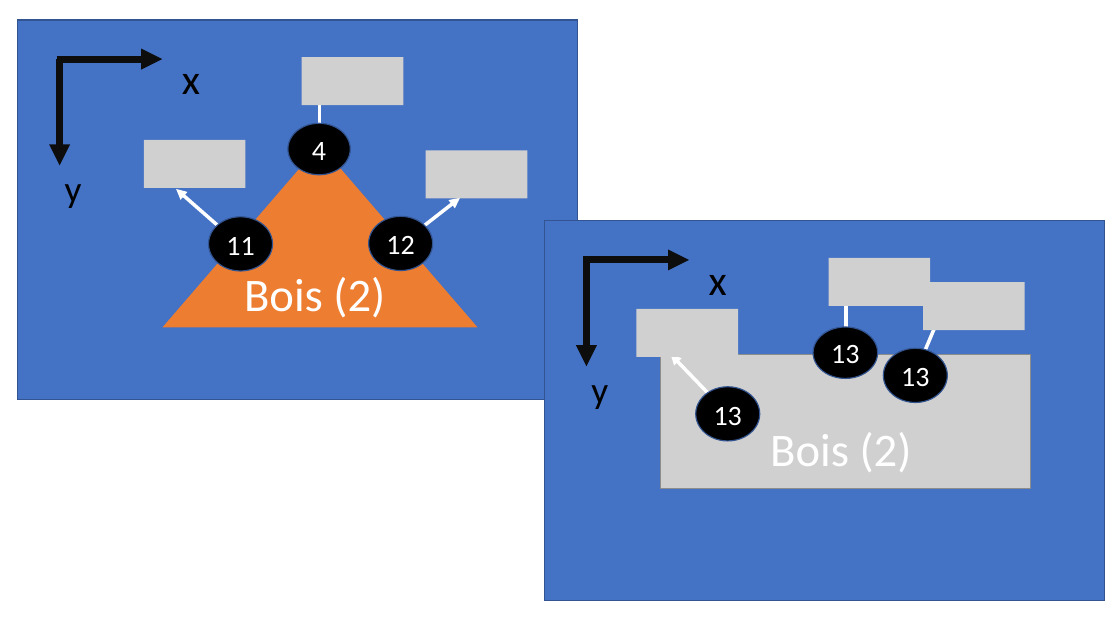
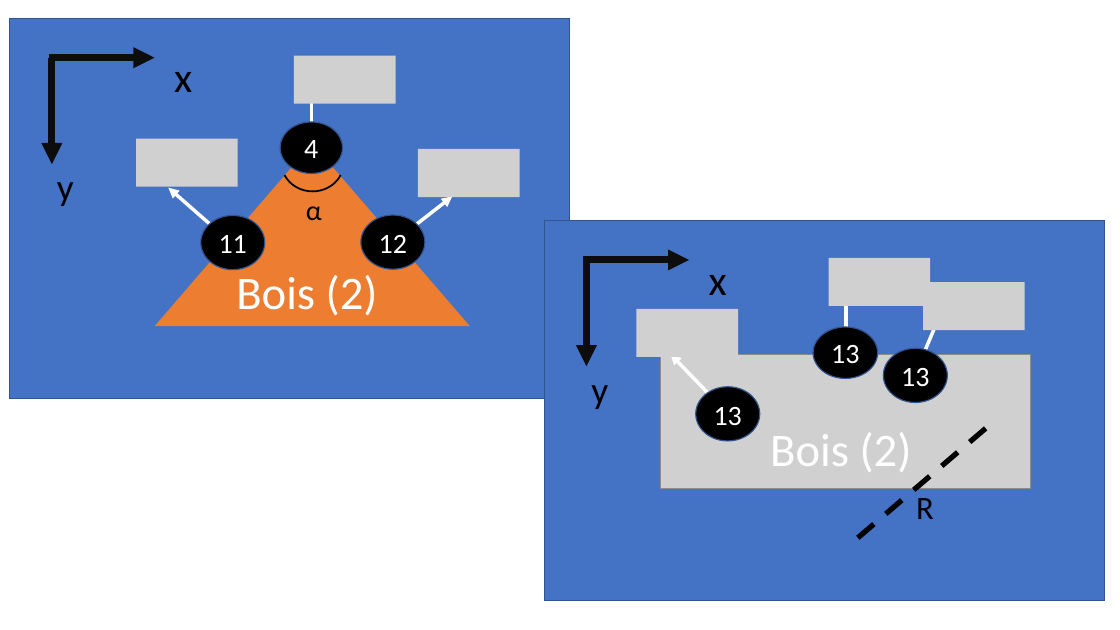
Before and after one commit to pierreluc-plt/ProjetSimulation, a slide deck: slide 6 of Images/Figure.pptx. Drawn at 1120x630 pixels with LibreOffice and Linux fonts; fonts in the diff are those of the drawing; grey boxes stand for pictures. Boxes give left, top, right and bottom in pixels: in the first picture for what was removed or moved away, otherwise in the second. Text is boxed around its words. In the diff, an @@ line names an element or a change of style, - is before the commit and + after.

Commit message:
petites modifications aux figures

```diff
--- a/Images/Figure.pptx
+++ b/Images/Figure.pptx
@@ 2 arrows, 1 text, 1 ellipse, 1 triangle: place and size @@
-2 arrows, 1 text, 1 ellipse, 1 triangle at (56,59,477,328)
+2 arrows, 1 text, 1 ellipse, 1 triangle at (49,58,470,327)
@@ arc (boxed as its full ellipse) added at (281,134,344,192), outline #000000 1.5 pt @@
@@ 3 pictures, 3 arrows, 2 texts, 2 ellipses, 1 rectangle: place and size @@
-3 pictures, 3 arrows, 2 texts, 2 ellipses, 1 rectangle at (18,20,578,400)
+3 pictures, 3 arrows, 2 texts, 2 ellipses, 1 rectangle at (9,18,570,398)
@@ text added at (306,206,322,220), 24 pt, text #000000 @@
+α
@@ line added from (986, 429) to (846, 548), #000000 4.5 pt dashed @@
@@ text added at (916,498,934,519), 28 pt, text #000000 @@
+R
```
